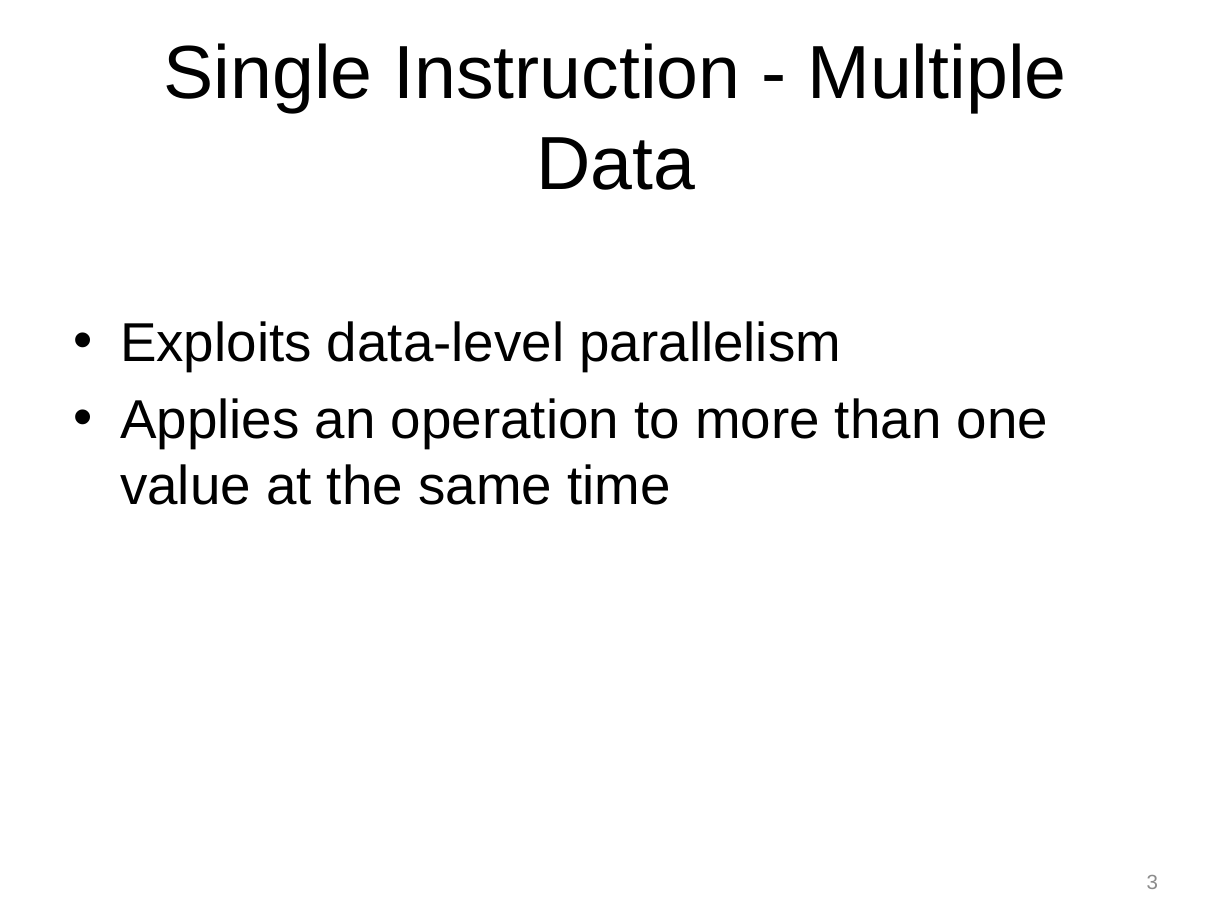
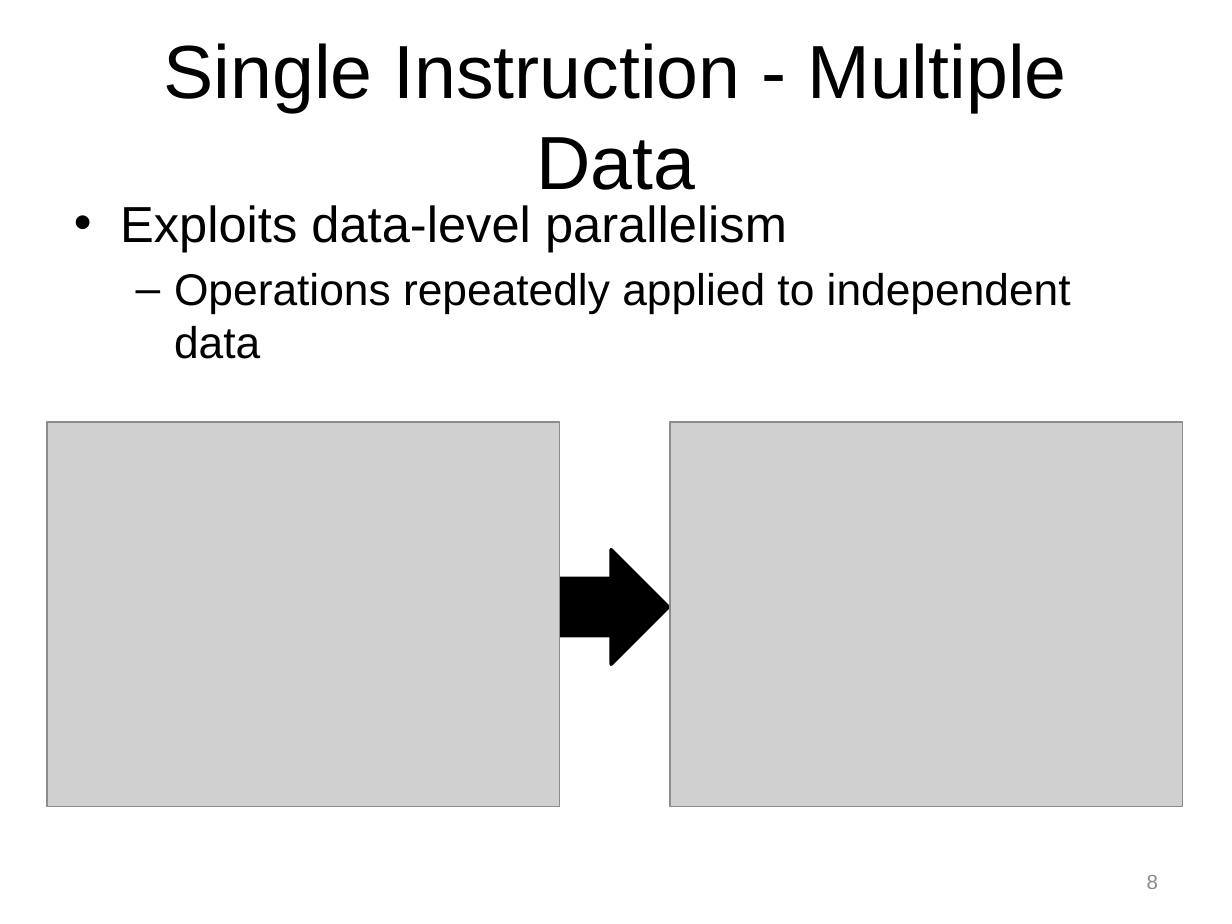
Before and after one commit to Jule/aw1, a slide deck: slide 8 of Praese/Presentation1.pptx (slide 3 before the commit). Drawn at 1232x924 pixels with LibreOffice and Linux fonts; fonts in the diff are those of the drawing; grey boxes stand for pictures; background and template pictures are left out. Boxes give left, top, right and bottom in pixels: in the first picture for what was removed or moved away, otherwise in the second. Text is boxed around its words. In the diff, an @@ line names an element or a change of style, - is before the commit and + after.

```diff
--- a/Praese/Presentation1.pptx
+++ b/Praese/Presentation1.pptx
@@ text "Exploits data-level parallelism": place and size @@
-text "Exploits data-level parallelism" at (120,321,1048,505)
+text "Exploits data-level parallelism" at (120,205,1071,359)
@@ text at (120,205,787,253): size 32 to 29.6 pt in "Exploits data-level parallelism" @@
@@ text at (174,273,1071,359): text changed; size 32 to 25.9 pt @@
-• Applies an operation to more than one value at the same time
+  – Operations repeatedly applied to independent data
@@ picture added at (47,421,559,806) @@
@@ picture added at (670,421,1183,806) @@
@@ right arrow added at (437,549,669,664), fill #000000, outline #000000 2 pt @@
@@ page number at (1147,875,1158,889): text changed @@
-3
+8
```
Also in this commit, not shown: 21 slides added, 2 slides removed.
